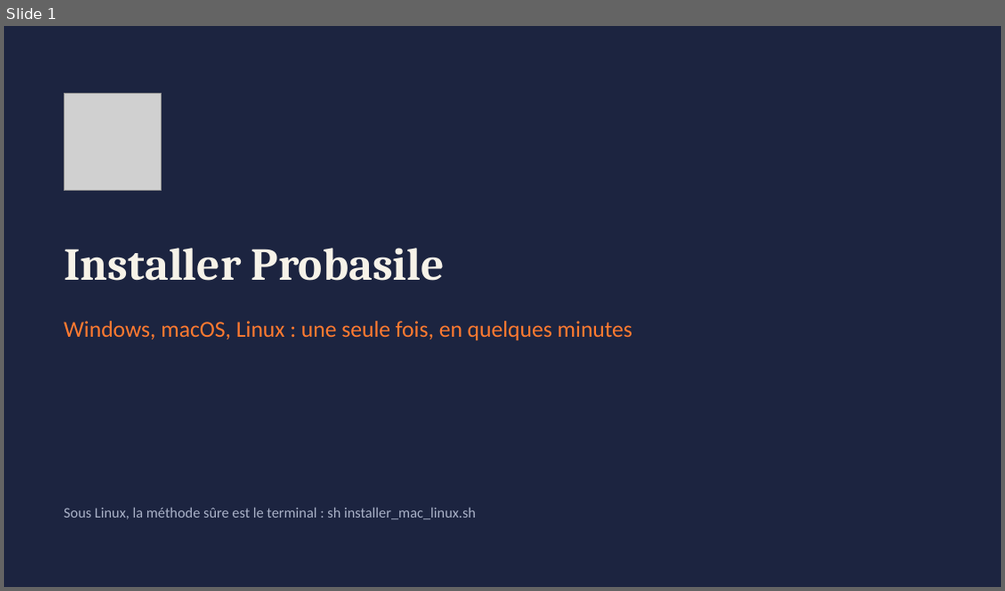
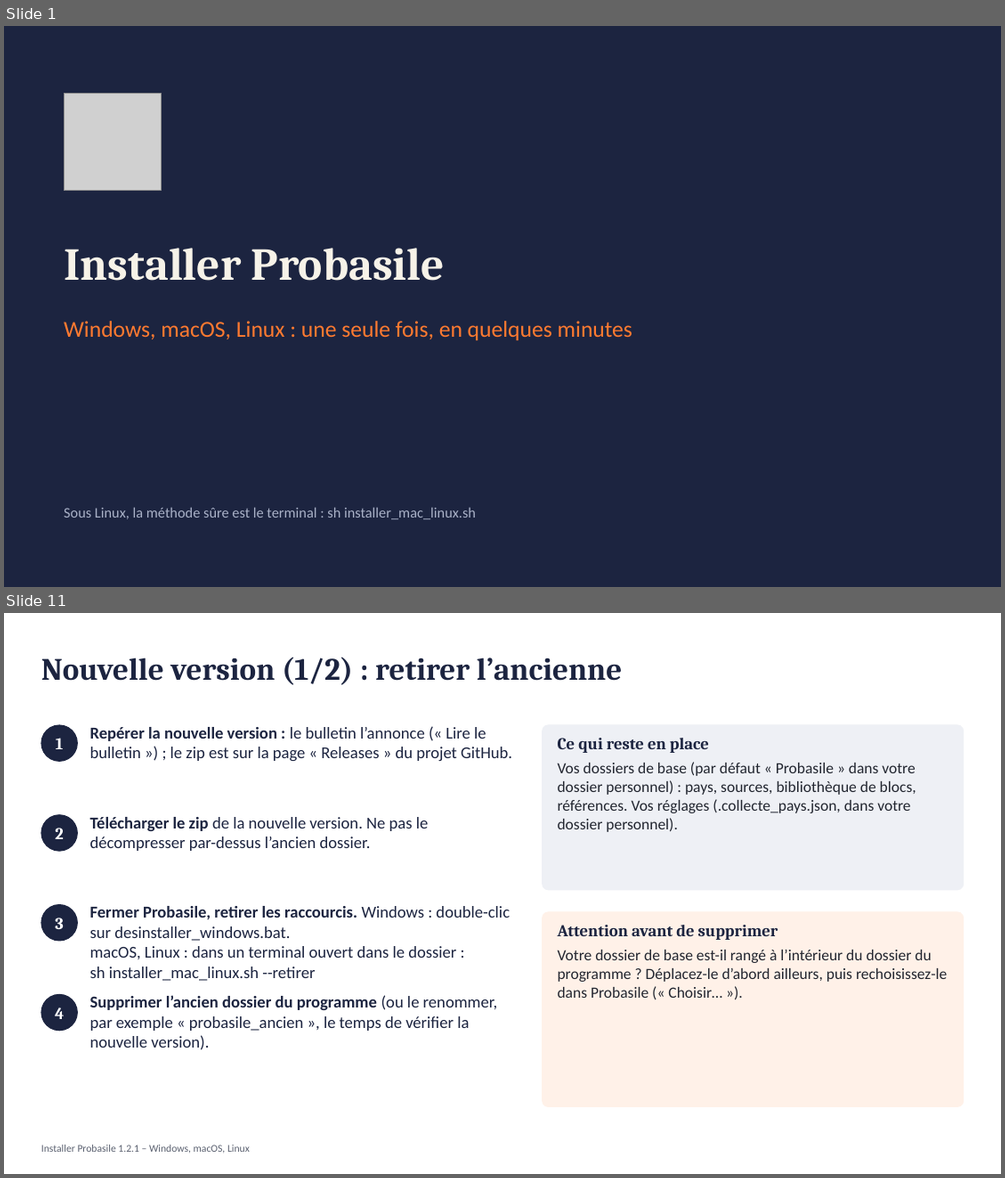
Before and after one commit to quantumnomadcoder/probasile, a slide deck: kit_de_demo/Installation_Probasile.pptx. Shown one above the other, each under a label of ours: slide 1 before the commit, slides 1 and 11 after it; the slides between them are not shown. The pictures are 1005x591 and 1005x1178 pixels, drawn with LibreOffice and Linux fonts; fonts in the diff are those of the drawing; grey boxes stand for pictures. Boxes give left, top, right and bottom in pixels: in the first picture for what was removed or moved away, otherwise in the second. Text is boxed around its words. In the diff, an @@ line names an element or a change of style, - is before the commit and + after.

```diff
--- a/kit_de_demo/Installation_Probasile.pptx
+++ b/kit_de_demo/Installation_Probasile.pptx
@@ slide 11 added at [4,613,1001,1174], background #FFFFFF @@
@@ text added at [41,657,622,685], 30 pt, text #1C2440, bold @@
+Nouvelle version (1/2) : retirer l’ancienne
@@ ellipse added at [41,725,77,761], fill #1C2440, outline #1C2440 1 pt @@
@@ text added at [56,738,64,749], 16 pt, text #FFFFFF, bold @@
+1
@@ text added at [90,727,512,761], 16 pt, text #1C2440 @@
+Repérer la nouvelle version : le bulletin l’annonce (« Lire le bulletin ») ; le zip est sur la page « Releases » du projet GitHub.
@@ rounded rectangle added at [542,725,963,890], fill #EEF0F5, outline #EEF0F5 1 pt @@
@@ text added at [558,738,916,832], 15 pt, text #222630 @@
+Ce qui reste en place
+Vos dossiers de base (par défaut « Probasile » dans votre dossier personnel) : pays, sources, bibliothèque de blocs, références. Vos réglages (.collecte_pays.json, dans votre dossier personnel).
@@ ellipse added at [41,815,77,851], fill #1C2440, outline #1C2440 1 pt @@
@@ text added at [90,817,429,851], 16 pt, text #1C2440 @@
+Télécharger le zip de la nouvelle version. Ne pas le décompresser par-dessus l’ancien dossier.
@@ text added at [55,827,63,839], 16 pt, text #FFFFFF, bold @@
+2
@@ ellipse added at [41,905,77,941], fill #1C2440, outline #1C2440 1 pt @@
@@ text added at [90,906,510,981], 16 pt, text #1C2440 @@
+Fermer Probasile, retirer les raccourcis. Windows : double-clic sur desinstaller_windows.bat.
+macOS, Linux : dans un terminal ouvert dans le dossier :
+sh installer_mac_linux.sh --retirer
@@ text added at [55,917,63,929], 16 pt, text #FFFFFF, bold @@
+3
@@ rounded rectangle added at [542,912,963,1107], fill #FFF1E8, outline #FFF1E8 1 pt @@
@@ text added at [558,925,947,997], 15 pt, text #222630 @@
+Attention avant de supprimer
+Votre dossier de base est-il rangé à l’intérieur du dossier du programme ? Déplacez-le d’abord ailleurs, puis rechoisissez-le dans Probasile (« Choisir… »).
@@ ellipse added at [41,995,77,1030], fill #1C2440, outline #1C2440 1 pt @@
@@ text added at [55,1007,64,1019], 16 pt, text #FFFFFF, bold @@
+4
@@ text added at [90,995,498,1050], 16 pt, text #1C2440 @@
+Supprimer l’ancien dossier du programme (ou le renommer, par exemple « probasile_ancien », le temps de vérifier la nouvelle version).
@@ text added at [41,1144,250,1152], 10 pt, text #5B6170 @@
+Installer Probasile 1.2.1 – Windows, macOS, Linux
```
Also in this commit, not shown: 10 slides changed, 1 other slide added, 5 other files.
